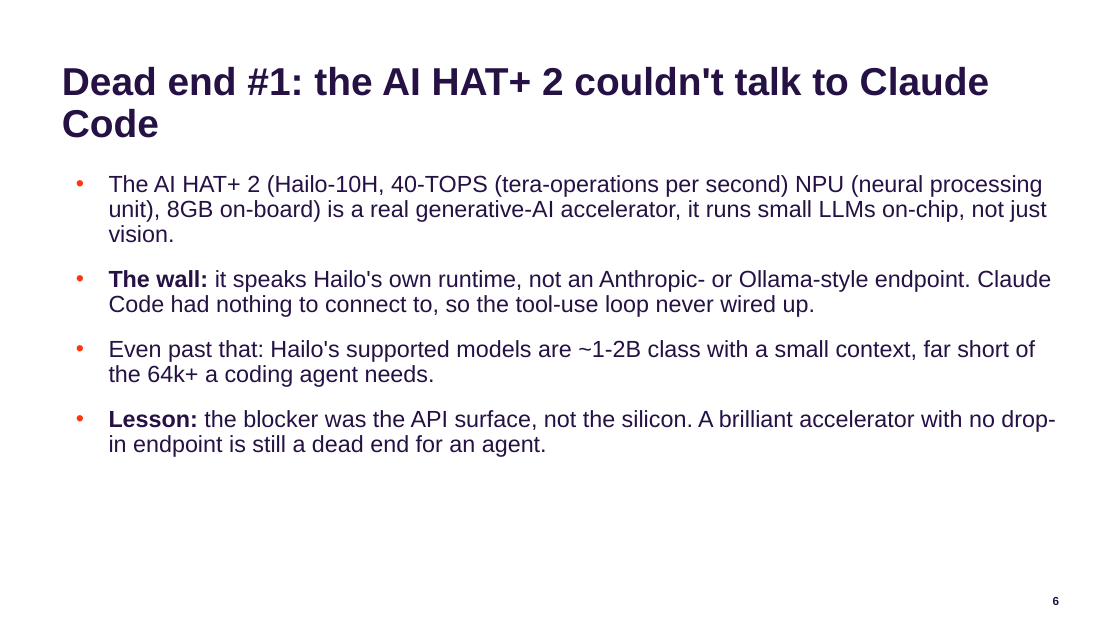
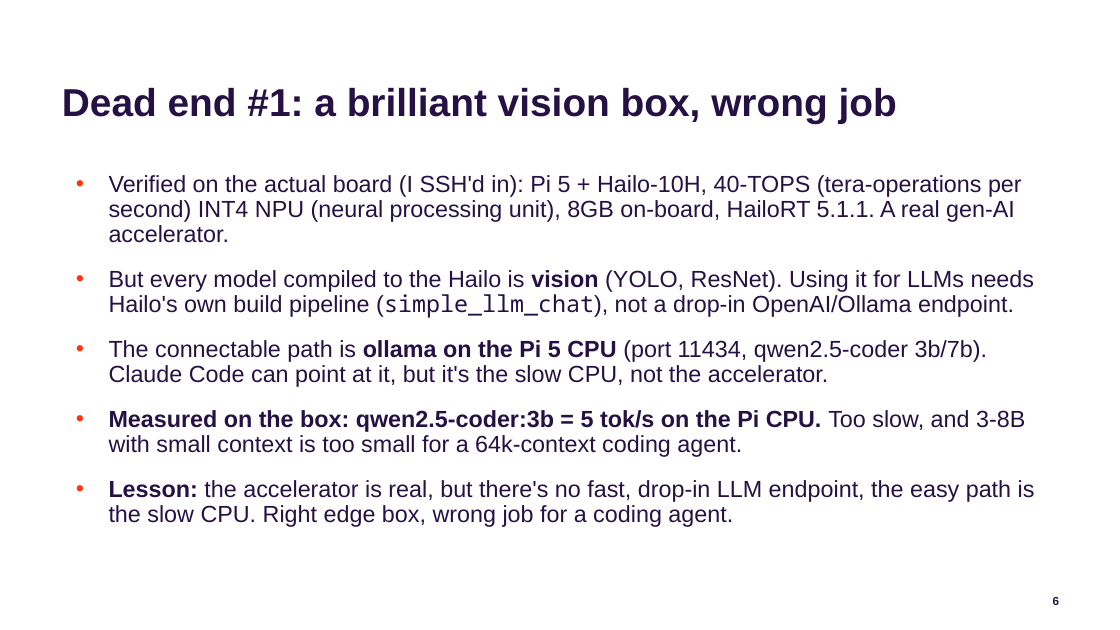
Before and after one commit to jconnolly/local-llm-pi5, a slide deck: slide 6 of local-llm-datasociety.pptx. Drawn at 1120x630 pixels with LibreOffice and Linux fonts; fonts in the diff are those of the drawing; background and template pictures are left out. Boxes give left, top, right and bottom in pixels: in the first picture for what was removed or moved away, otherwise in the second. Text is boxed around its words. In the diff, an @@ line names an element or a change of style, - is before the commit and + after.

Commit message:
Verify Hailo claims against the actual Pi; correct two wrong claims
SSH'd into the live Pi 5 + Hailo-10H (software2159). Findings:
- CONFIRMED: Pi 5 + Hailo-10H, 40 TOPS INT4 (not INT8), 8GB, HailoRT 5.1.1
- WRONG: 'no Ollama/Anthropic endpoint' -- ollama runs on the Pi at :11434 (qwen2.5-coder 3b/7b)
- WRONG: '~1-2B class' -- it's 3-8B models, on the CPU
- REAL story: every Hailo .hef is vision (YOLO/ResNet); LLMs fall to the Pi 5 CPU
  (size_vram=0), measured qwen2.5-coder:3b at 5 tok/s decode / 9.6 prefill.
  Hailo LLM path needs Hailo's gen_ai build pipeline, not a drop-in endpoint.
- Rewrote dead-end + show-work slides (both decks) to the verified version + the
  'I SSH'd in and measured it' credibility beat. Fixed INT8->INT4 and trip-table row.

```diff
--- a/local-llm-datasociety.pptx
+++ b/local-llm-datasociety.pptx
@@ title at [62,87,897,123]: text changed @@
-Dead end #1: the AI HAT+ 2 couldn't talk to Claude Code
+Dead end #1: a brilliant vision box, wrong job
@@ text at [109,175,1035,527]: text changed @@
-• The AI HAT+ 2 (Hailo-10H, 40-TOPS (tera-operations per second) NPU (neural processing unit), 8GB on-board) is a real generative-AI accelerator, it runs small LLMs on-chip, not just vision.
-• The wall: it speaks Hailo's own runtime, not an Anthropic- or Ollama-style endpoint. Claude Code had nothing to connect to, so the tool-use loop never wired up.
-• Even past that: Hailo's supported models are ~1-2B class with a small context, far short of the 64k+ a coding agent needs.
-• Lesson: the blocker was the API surface, not the silicon. A brilliant accelerator with no drop-in endpoint is still a dead end for an agent.
+• Verified on the actual board (I SSH'd in): Pi 5 + Hailo-10H, 40-TOPS (tera-operations per second) INT4 NPU (neural processing unit), 8GB on-board, HailoRT 5.1.1. A real gen-AI accelerator.
+• But every model compiled to the Hailo is vision (YOLO, ResNet). Using it for LLMs needs Hailo's own build pipeline (simple_llm_chat), not a drop-in OpenAI/Ollama endpoint.
+• The connectable path is ollama on the Pi 5 CPU (port 11434, qwen2.5-coder 3b/7b). Claude Code can point at it, but it's the slow CPU, not the accelerator.
+• Measured on the box: qwen2.5-coder:3b = 5 tok/s on the Pi CPU. Too slow, and 3-8B with small context is too small for a 64k-context coding agent.
+• Lesson: the accelerator is real, but there's no fast, drop-in LLM endpoint, the easy path is the slow CPU. Right edge box, wrong job for a coding agent.
```
Also in this commit, not shown: 2 other slides changed, 4 other files.
